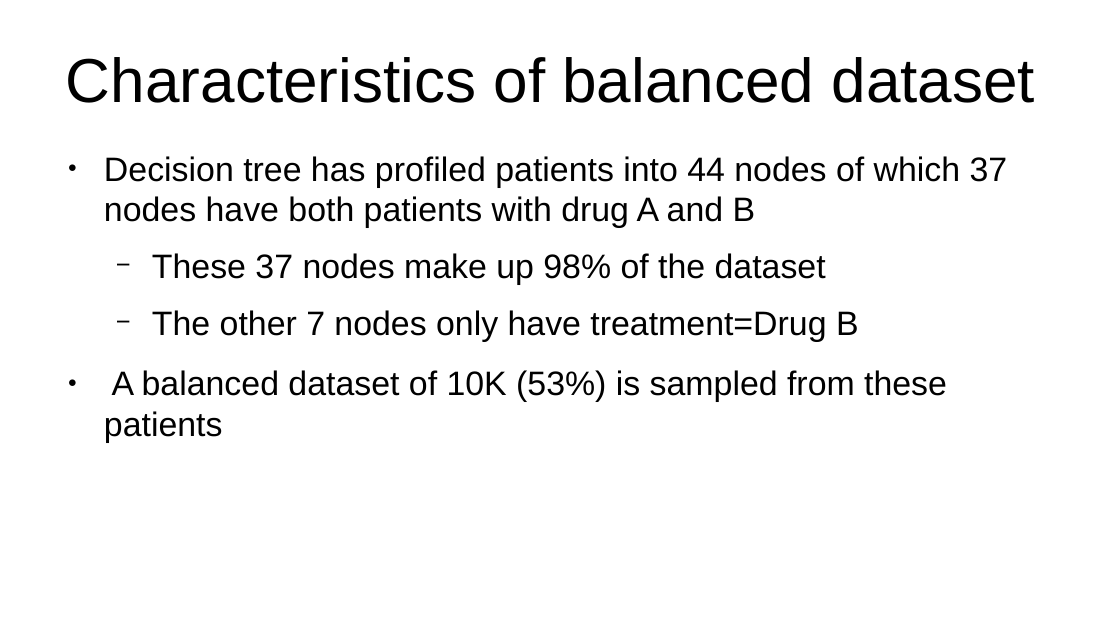
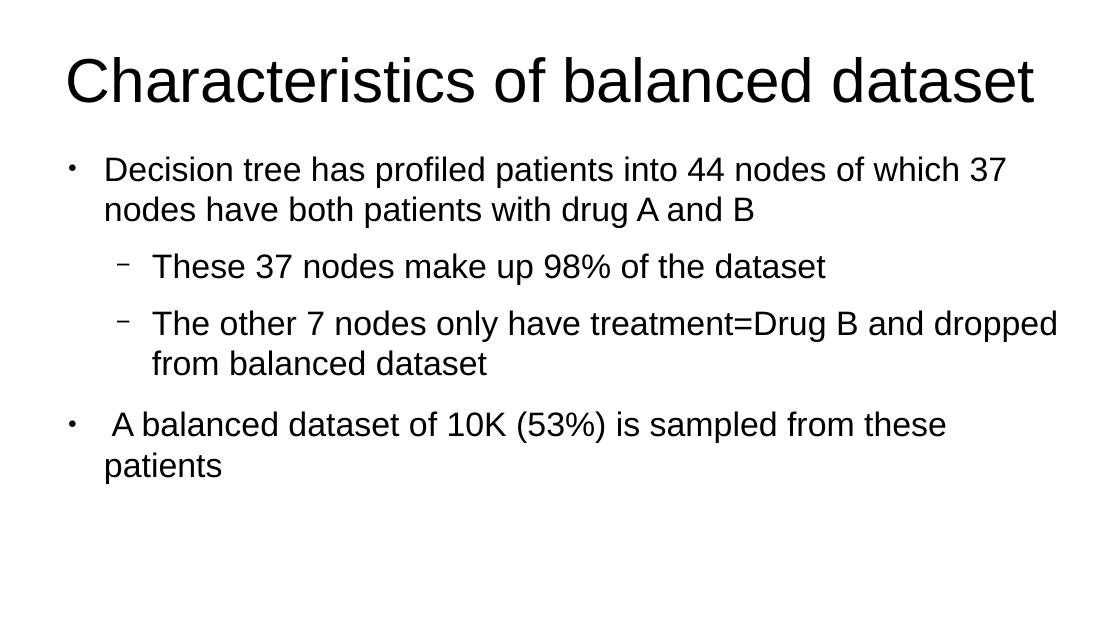
Before and after one commit to leexa90/RWD-drug-efficacy, a slide deck: slide 12 of ppt.odp. Drawn at 1120x630 pixels with LibreOffice and Linux fonts; fonts in the diff are those of the drawing. Boxes give left, top, right and bottom in pixels: in the first picture for what was removed or moved away, otherwise in the second. Text is boxed around its words. In the diff, an @@ line names an element or a change of style, - is before the commit and + after.

```diff
--- a/ppt.odp
+++ b/ppt.odp
@@ text at [152,310,1058,376]: text changed @@
-  − The other 7 nodes only have treatment=Drug B
+  − The other 7 nodes only have treatment=Drug B and dropped from balanced dataset
```
Also in this commit, not shown: 2 other slides changed, 1 other file.
